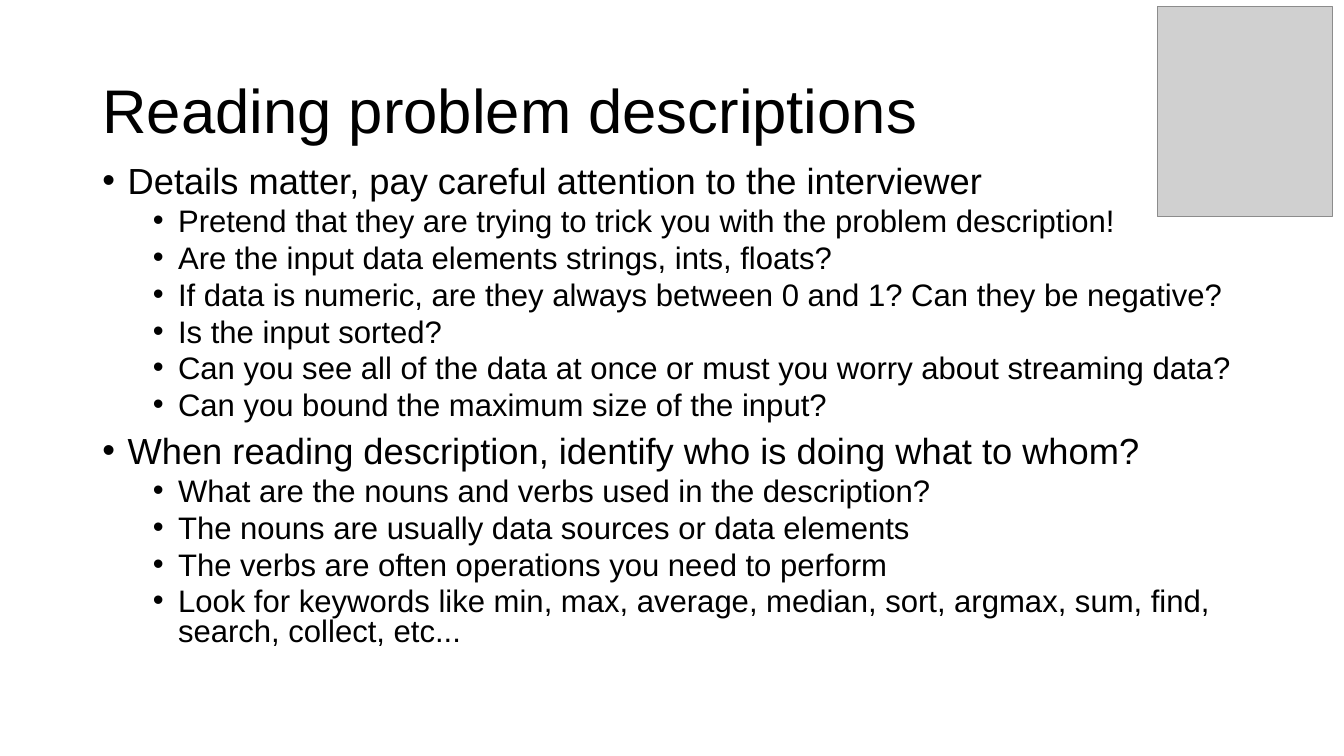
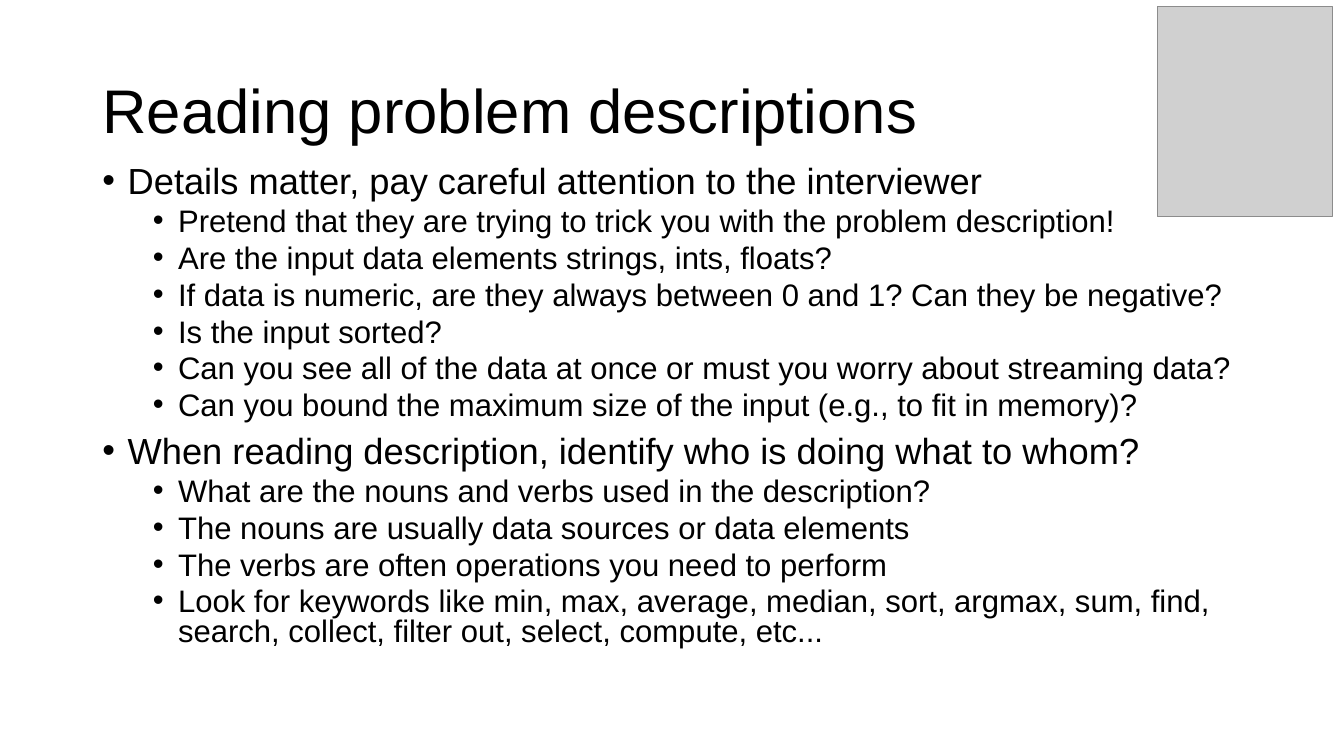
Before and after one commit to parrt/msds689, a slide deck: slide 5 of notes/problem-solving.pptx. Drawn at 1344x756 pixels with LibreOffice and Linux fonts; fonts in the diff are those of the drawing; grey boxes stand for pictures; background and template pictures are left out. Boxes give left, top, right and bottom in pixels: in the first picture for what was removed or moved away, otherwise in the second. Text is boxed around its words. In the diff, an @@ line names an element or a change of style, - is before the commit and + after.

```diff
--- a/notes/problem-solving.pptx
+++ b/notes/problem-solving.pptx
@@ text at (178, 393, 1137, 423): text changed @@
-  • Can you bound the maximum size of the input?
+  • Can you bound the maximum size of the input (e.g., to fit in memory)?
@@ text at (178, 589, 1210, 649): text changed @@
-  • Look for keywords like min, max, average, median, sort, argmax, sum, find, search, collect, etc...
+  • Look for keywords like min, max, average, median, sort, argmax, sum, find, search, collect, filter out, select, compute, etc...
```
Also in this commit, not shown: 3 other slides changed, 4 other files.
